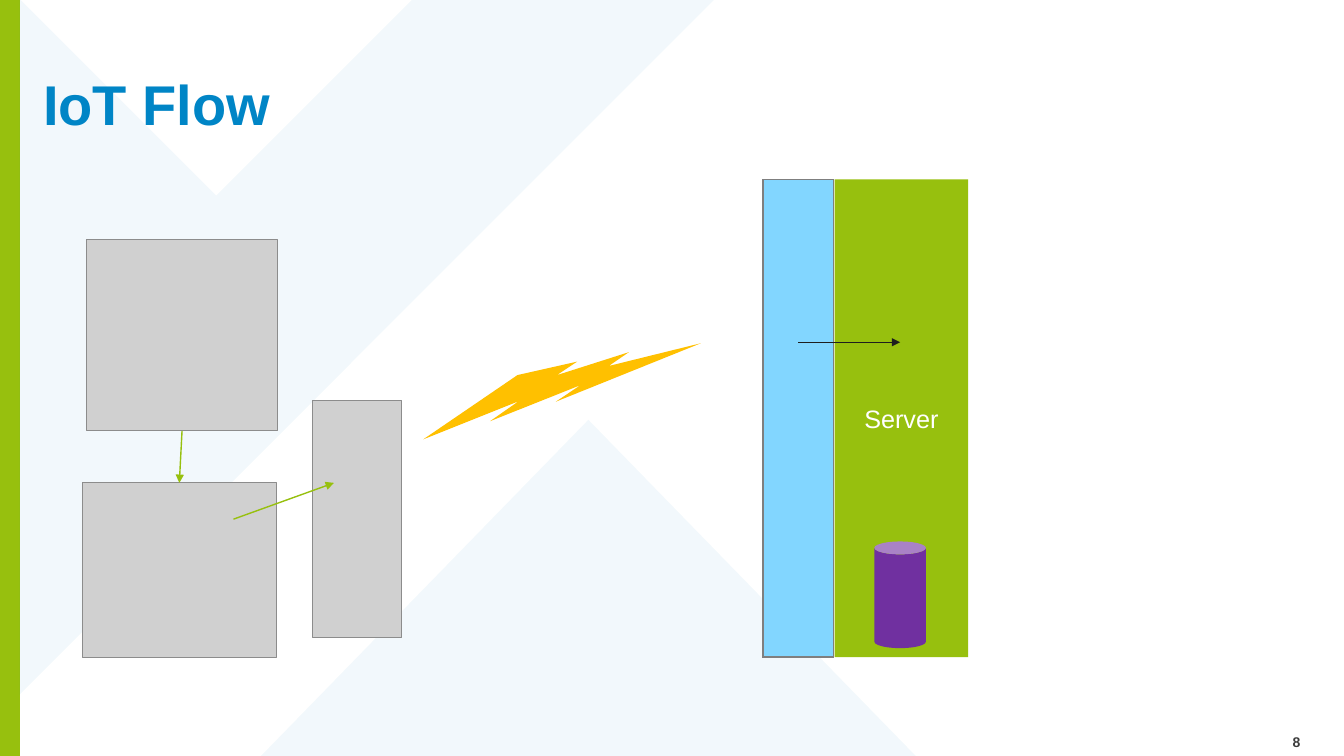
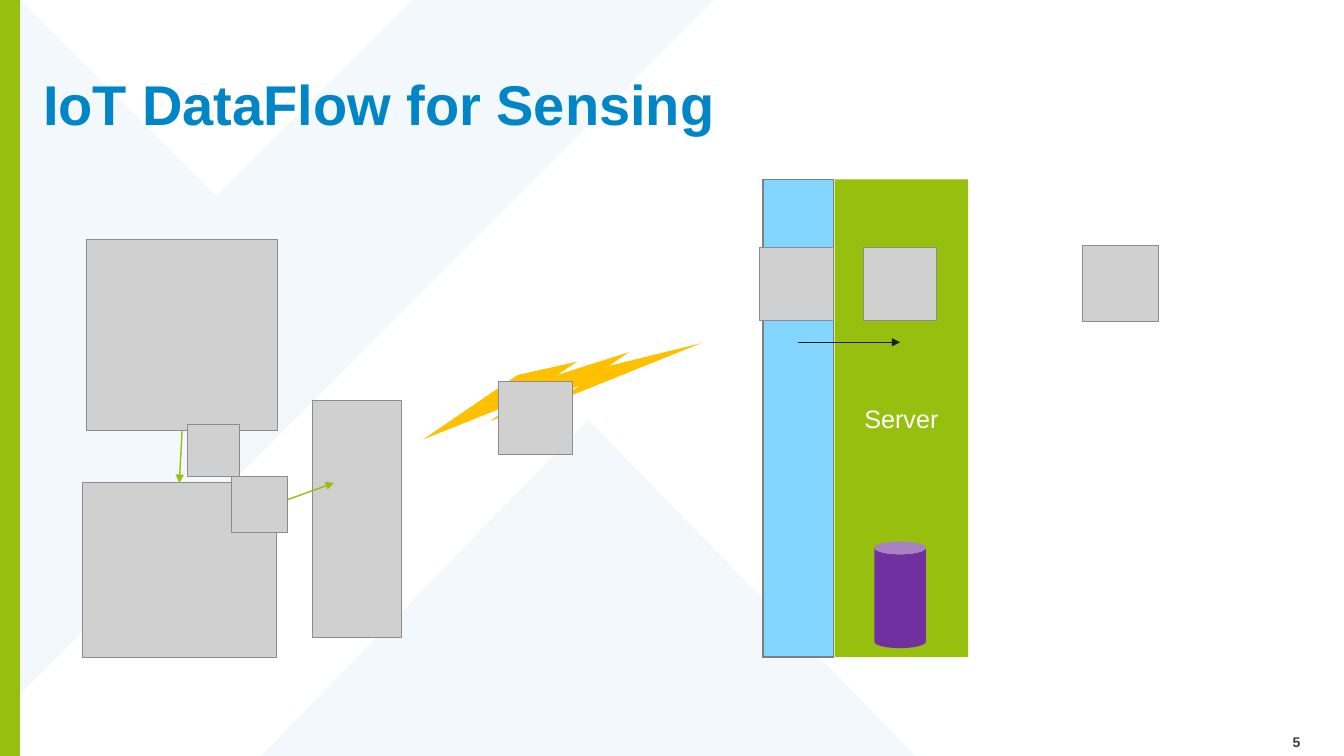
Before and after one commit to Geonovum/Workshop-OGC-Sensor-APIs-basis, a slide deck: slide 5 of Presentatie/SensorThingsAPI_AbInitio.pptx (slide 8 before the commit). Drawn at 1344x756 pixels with LibreOffice and Linux fonts; fonts in the diff are those of the drawing; grey boxes stand for pictures; background and template pictures are left out. Boxes give left, top, right and bottom in pixels: in the first picture for what was removed or moved away, otherwise in the second. Text is boxed around its words. In the diff, an @@ line names an element or a change of style, - is before the commit and + after.

```diff
--- a/Presentatie/SensorThingsAPI_AbInitio.pptx
+++ b/Presentatie/SensorThingsAPI_AbInitio.pptx
@@ title at box(43, 84, 715, 135): text changed @@
-IoT Flow
+IoT DataFlow for Sensing
@@ picture added at box(760, 247, 834, 321) @@
@@ picture added at box(864, 248, 937, 321) @@
@@ picture added at box(1083, 246, 1158, 322) @@
@@ picture added at box(499, 381, 573, 455) @@
@@ picture added at box(188, 424, 240, 477) @@
@@ picture added at box(232, 476, 288, 532) @@
@@ page number at box(1293, 737, 1301, 747): text changed @@
-8
+5
```
Also in this commit, not shown: 6 other slides changed, 2 slides added, 1 slide removed.
